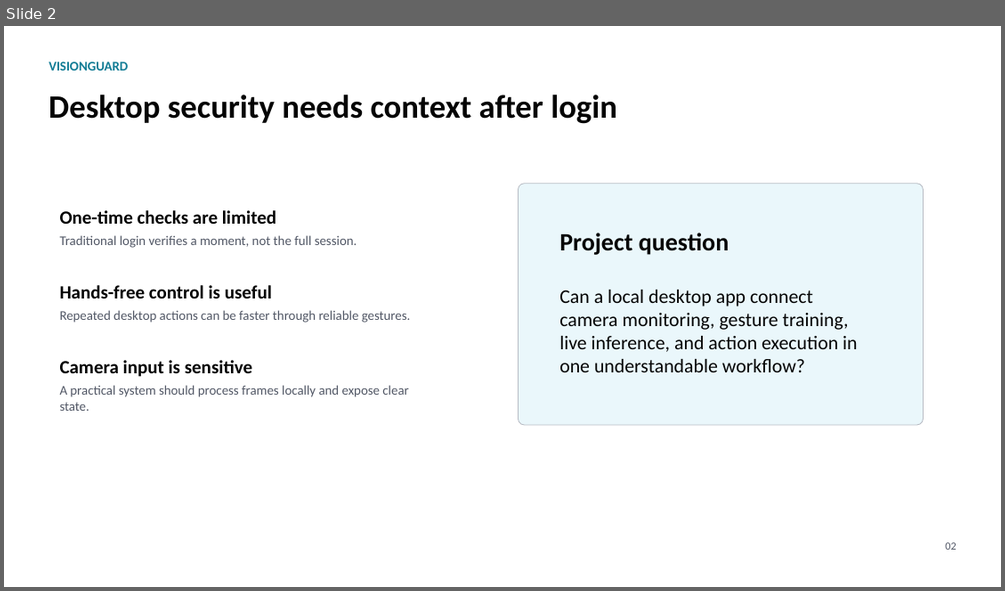
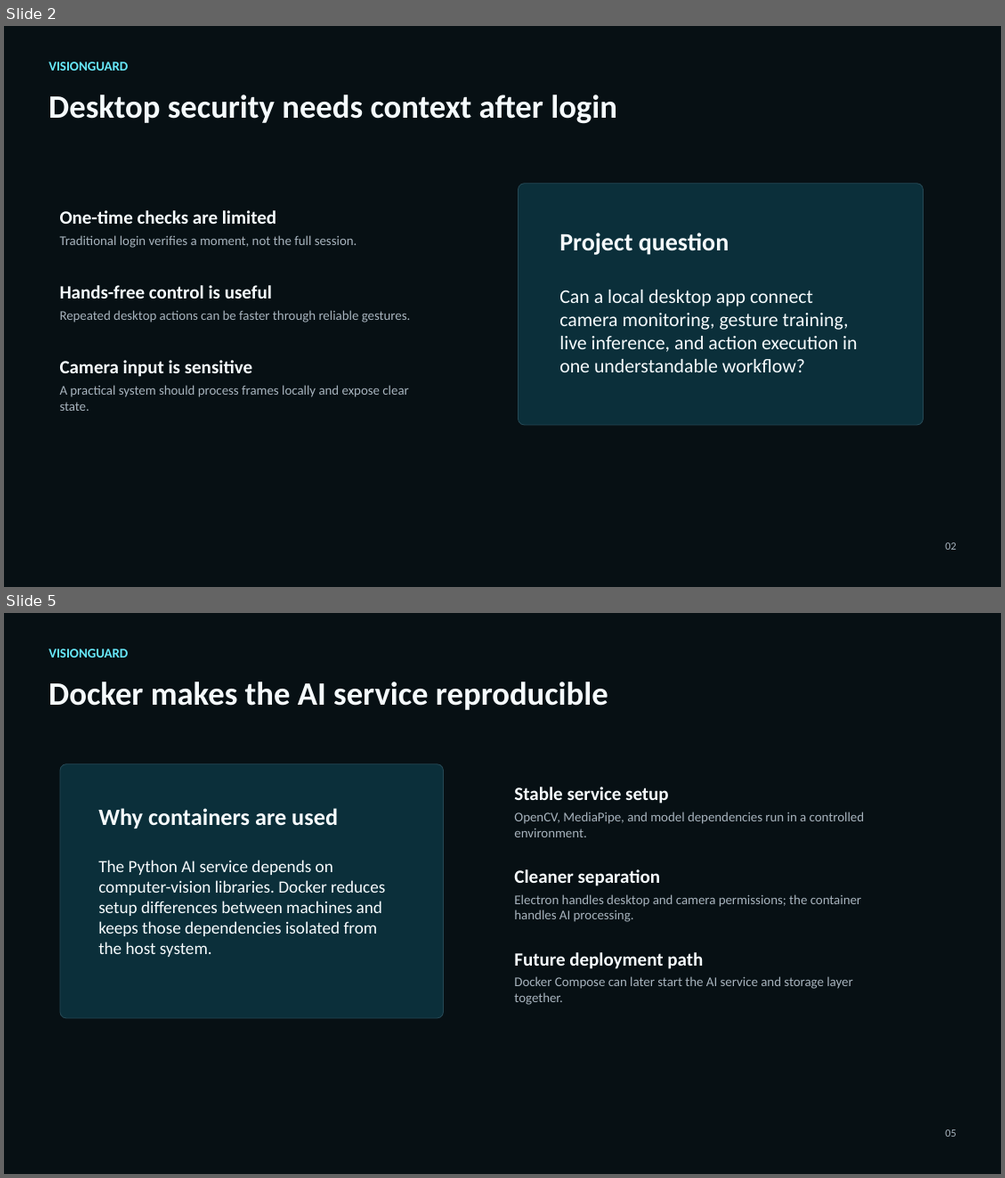
Before and after one commit to StefanPenchev05/VisionGuard, a slide deck: docs/report/visionguard_presentation.pptx. Shown one above the other, each under a label of ours: slide 2 before the commit, slides 2 and 5 after it; the slides between them are not shown. The pictures are 1005x591 and 1005x1178 pixels, drawn with LibreOffice and Linux fonts; fonts in the diff are those of the drawing. Boxes give left, top, right and bottom in pixels: in the first picture for what was removed or moved away, otherwise in the second. Text is boxed around its words. In the diff, an @@ line names an element or a change of style, - is before the commit and + after.

Commit message:
Refactor VisionGuard application architecture

```diff
--- a/docs/report/visionguard_presentation.pptx
+++ b/docs/report/visionguard_presentation.pptx
@@ slide 5 added at <box>4,613,1001,1174</box>, background #071014 @@
@@ rectangle added at <box>4,613,1001,1174</box>, fill #071014, outline #071014 0 pt @@
@@ text added at <box>48,649,128,657</box>, 12.8 pt, text #67E8F9, bold @@
+VISIONGUARD
@@ text added at <box>48,682,608,710</box>, 31.5 pt, text #F5FAFC, bold @@
+Docker makes the AI service reproducible
@@ rounded rectangle added at <box>60,764,443,1018</box>, fill #0B2F3A, outline #254854 0.75 pt @@
@@ text added at <box>514,787,669,803</box>, 18 pt, text #F5FAFC, bold @@
+Stable service setup
@@ text added at <box>98,808,338,828</box>, 22.5 pt, text #F5FAFC, bold @@
+Why containers are used
@@ text added at <box>514,811,864,837</box>, 12.8 pt, text #A7B3BD @@
+OpenCV, MediaPipe, and model dependencies run in a controlled environment.
@@ text added at <box>98,860,385,957</box>, 16.5 pt, text #F5FAFC @@
+The Python AI service depends on computer-vision libraries. Docker reduces setup differences between machines and keeps those dependencies isolated from the host system.
@@ text added at <box>514,869,661,886</box>, 18 pt, text #F5FAFC, bold @@
+Cleaner separation
@@ text added at <box>514,894,861,922</box>, 12.8 pt, text #A7B3BD @@
+Electron handles desktop and camera permissions; the container handles AI processing.
@@ text added at <box>514,952,703,969</box>, 18 pt, text #F5FAFC, bold @@
+Future deployment path
@@ text added at <box>514,976,852,1005</box>, 12.8 pt, text #A7B3BD @@
+Docker Compose can later start the AI service and storage layer together.
@@ text added at <box>945,1129,955,1136</box>, 10.5 pt, text #A7B3BD @@
+05
@@ slide 2 changed as well @@
@@ background #FFFFFF to #071014 @@
@@ rectangle added at <box>4,26,1001,587</box>, fill #071014, outline #071014 0 pt @@
@@ text "VISIONGUARD" at <box>48,62,128,70</box>: text colour #127C95 to #67E8F9 @@
@@ rounded rectangle at <box>518,183,923,425</box>: fill #EAF7FB to #0B2F3A; outline #B8BCC4 0.75 pt to #254854 0.75 pt @@
@@ text colour #050505 to #F5FAFC in 6 elements at <box>48,95,617,124</box>, <box>60,210,276,224</box>, <box>60,285,272,298</box>, <box>60,360,252,377</box>, <box>559,232,728,255</box>, <box>559,289,857,372</box> @@
@@ text colour #525866 to #A7B3BD in 4 elements at <box>60,235,357,248</box>, <box>60,310,411,322</box>, <box>60,385,408,410</box>, <box>945,542,955,549</box> @@
```
Also in this commit, not shown: 9 other slides changed, 1 other slide added, 51 other files.
